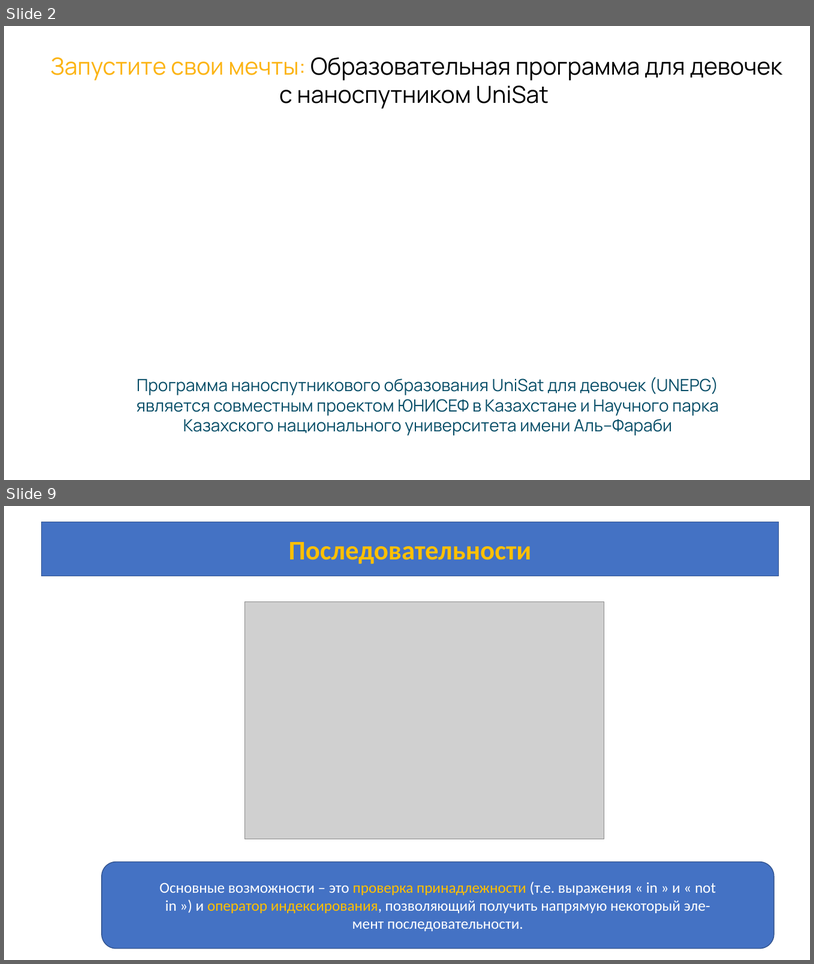
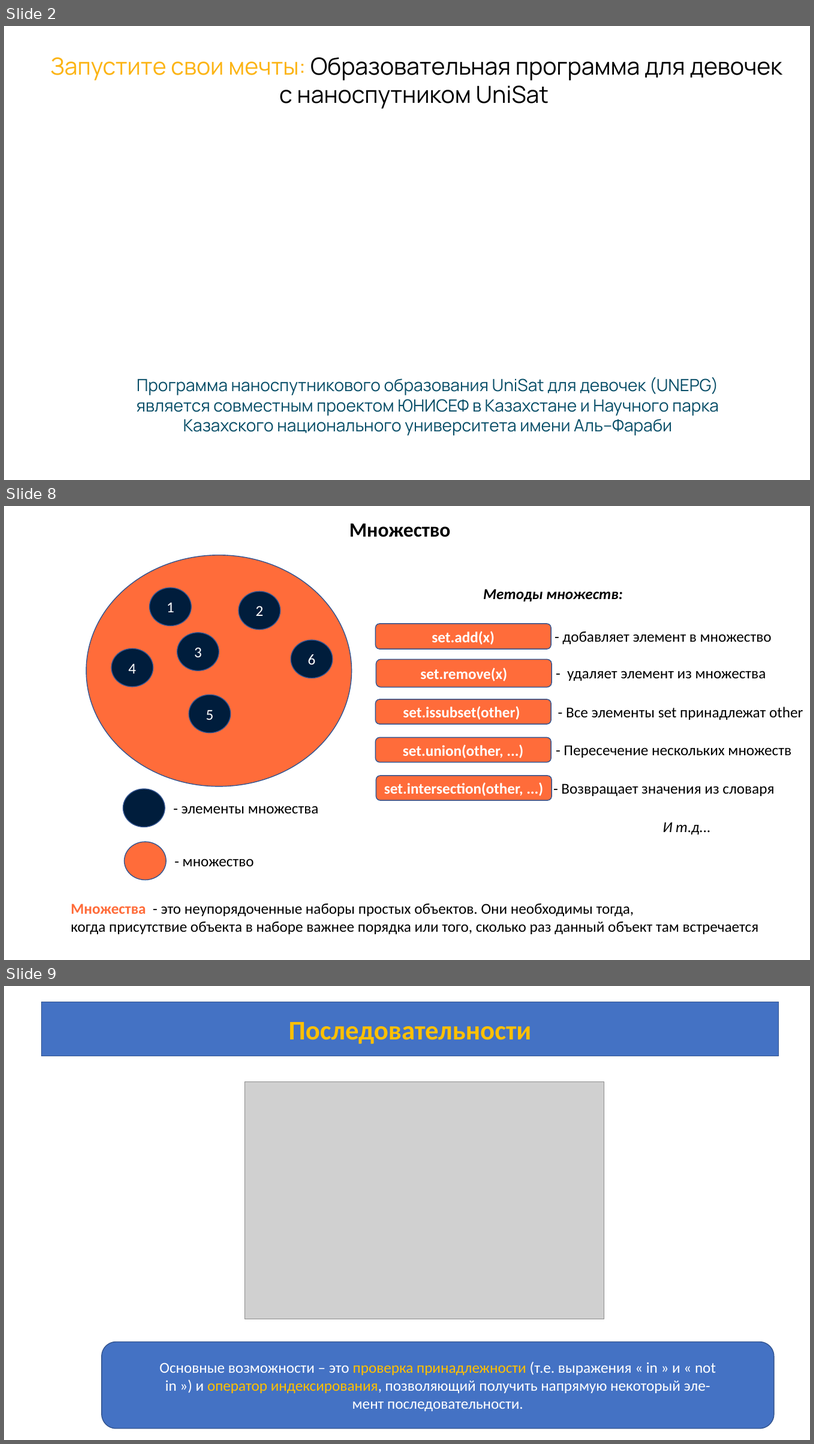
Before and after one commit to azamat7087/python_lessons_ver.2, a slide deck: lesson 6/Lesson_6.pptx. Shown one above the other, each under a label of ours: slides 2 and 9 before the commit, slides 2, 8 and 9 after it; the slides between them are not shown. The pictures are 814x964 and 814x1444 pixels, drawn with LibreOffice and Linux fonts; fonts in the diff are those of the drawing; grey boxes stand for pictures; background and template pictures are left out. Boxes give left, top, right and bottom in pixels: in the first picture for what was removed or moved away, otherwise in the second. Text is boxed around its words. In the diff, an @@ line names an element or a change of style, - is before the commit and + after.

```diff
--- a/lesson 6/Lesson_6.pptx
+++ b/lesson 6/Lesson_6.pptx
@@ slide 8 added at (x1=4, y1=506, x2=810, y2=960), background #FFFFFF @@
@@ text added at (x1=350, y1=523, x2=451, y2=537), 24 pt, text #000000, bold @@
+Множество
@@ ellipse added at (x1=86, y1=555, x2=352, y2=786), fill #FF6C3A, outline #325491 1 pt @@
@@ ellipse added at (x1=150, y1=588, x2=192, y2=626), fill #001D3C, outline #325491 1 pt, 18 pt, text #FFFFFF @@
+1
@@ ellipse added at (x1=239, y1=591, x2=281, y2=630), fill #001D3C, outline #325491 1 pt, 18 pt, text #FFFFFF @@
+2
@@ text added at (x1=483, y1=589, x2=623, y2=601), 18 pt, text #000000, bold, italic @@
+Методы множеств:
@@ rounded rectangle added at (x1=376, y1=624, x2=551, y2=649), fill #FF6C3A, outline #325491 1 pt, 18 pt, text #FFFFFF, bold @@
+set.add(x)
@@ text added at (x1=563, y1=631, x2=772, y2=644), 18 pt, text #000000 @@
+- добавляет элемент в множество
@@ ellipse added at (x1=111, y1=649, x2=153, y2=687), fill #001D3C, outline #325491 1 pt, 18 pt, text #FFFFFF @@
+4
@@ ellipse added at (x1=177, y1=633, x2=219, y2=670), fill #001D3C, outline #325491 1 pt, 18 pt, text #FFFFFF @@
+3
@@ ellipse added at (x1=291, y1=640, x2=332, y2=678), fill #001D3C, outline #325491 1 pt, 18 pt, text #FFFFFF @@
+6
@@ rounded rectangle added at (x1=377, y1=659, x2=552, y2=687), fill #FF6C3A, outline #325491 1 pt, 18 pt, text #FFFFFF, bold @@
+set.remove(x)
@@ text added at (x1=567, y1=670, x2=767, y2=681), 18 pt, text #000000 @@
+- удаляет элемент из множества
@@ ellipse added at (x1=189, y1=695, x2=231, y2=733), fill #001D3C, outline #325491 1 pt, 18 pt, text #FFFFFF @@
+5
@@ rounded rectangle added at (x1=376, y1=699, x2=551, y2=724), fill #FF6C3A, outline #325491 1 pt, 18 pt, text #FFFFFF, bold @@
+set.issubset(other)
@@ text added at (x1=566, y1=706, x2=803, y2=720), 18 pt, text #000000 @@
+- Все элементы set принадлежат other
@@ rounded rectangle added at (x1=376, y1=737, x2=551, y2=762), fill #FF6C3A, outline #325491 1 pt, 18 pt, text #FFFFFF, bold @@
+set.union(other, ...)
@@ text added at (x1=564, y1=745, x2=792, y2=757), 18 pt, text #000000 @@
+- Пересечение нескольких множеств
@@ rounded rectangle added at (x1=377, y1=775, x2=552, y2=800), fill #FF6C3A, outline #325491 1 pt, 18 pt, text #FFFFFF, bold @@
+set.intersection(other, ...)
@@ text added at (x1=561, y1=783, x2=774, y2=796), 18 pt, text #000000 @@
+- Возвращает значения из словаря
@@ text added at (x1=663, y1=822, x2=711, y2=834), 18 pt, text #000000, italic @@
+И т.д...
@@ group added at (x1=123, y1=789, x2=319, y2=880): 2 ellipses, 2 texts @@
+- элементы множества
+- множество
@@ text added at (x1=71, y1=903, x2=759, y2=934), 18 pt, text #000000 @@
+Множества - это неупорядоченные наборы простых объектов. Они необходимы тогда,
+когда присутствие объекта в наборе важнее порядка или того, сколько раз данный объект там встречается
```
Also in this commit, not shown: 2 slides changed, 6 other slides added, 1 other file.
